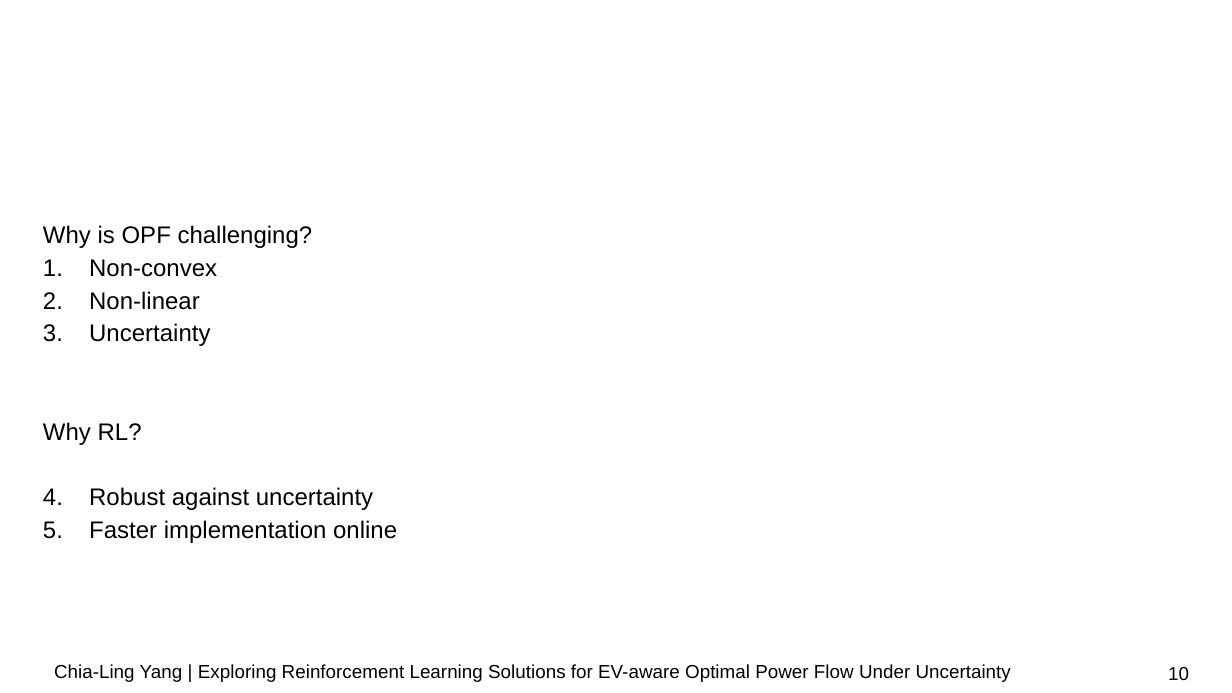
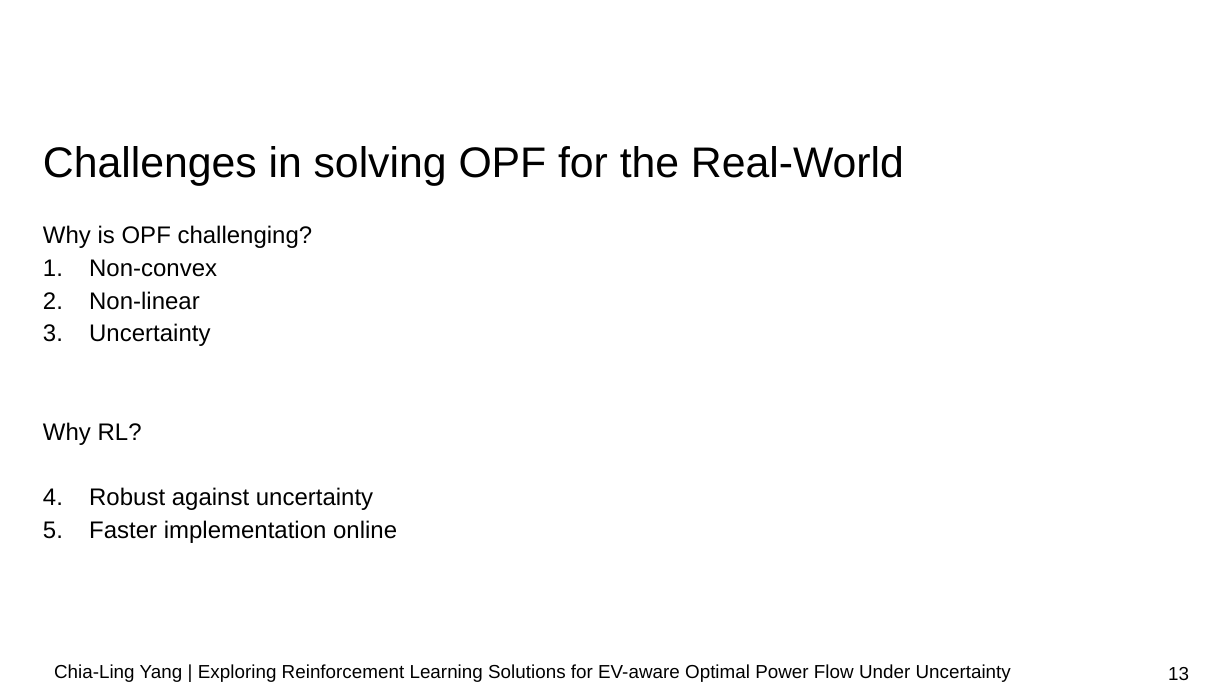
Before and after one commit to chialingyang7718/RL_OPF_EVaware, a slide deck: slide 13 of Mid-term Presentation.pptx (slide 10 before the commit). Drawn at 1232x693 pixels with LibreOffice and Linux fonts; fonts in the diff are those of the drawing; background and template pictures are left out. Boxes give left, top, right and bottom in pixels: in the first picture for what was removed or moved away, otherwise in the second. Text is boxed around its words. In the diff, an @@ line names an element or a change of style, - is before the commit and + after.

```diff
--- a/Mid-term Presentation.pptx
+++ b/Mid-term Presentation.pptx
@@ title added at (43, 146, 904, 185), 25 pt, text #000000 @@
+Challenges in solving OPF for the Real-World
@@ page number at (1168, 667, 1189, 680): text changed @@
-10
+13
```
Also in this commit, not shown: 2 other slides changed, 3 slides added, 1 other file.
